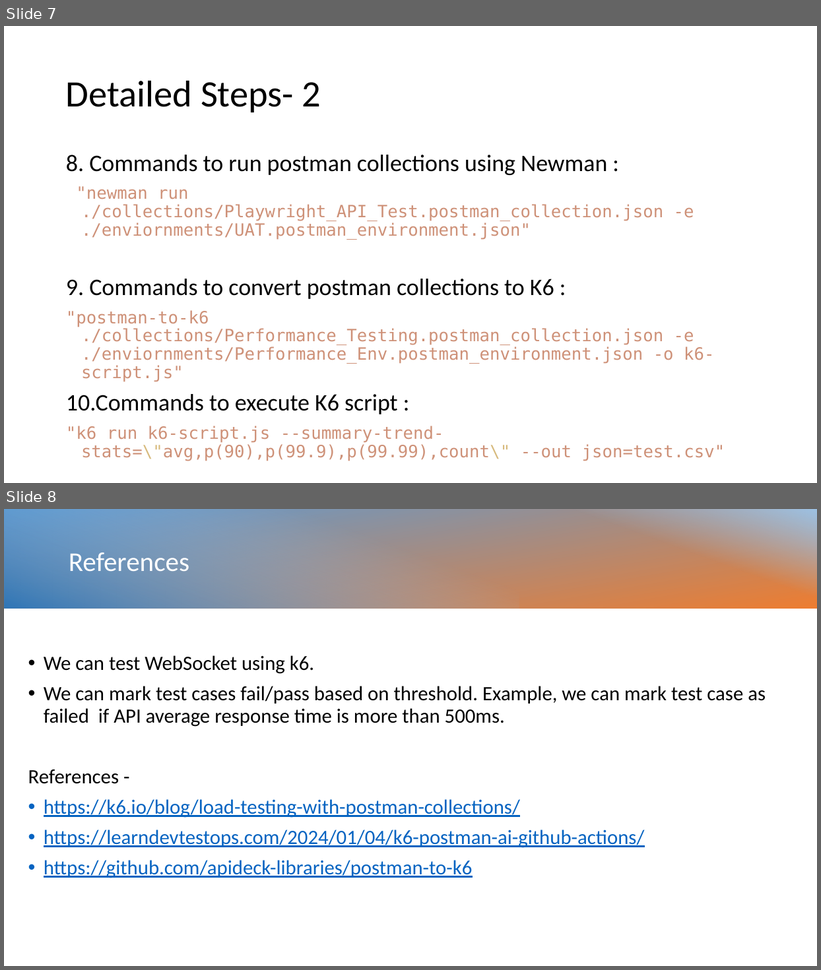
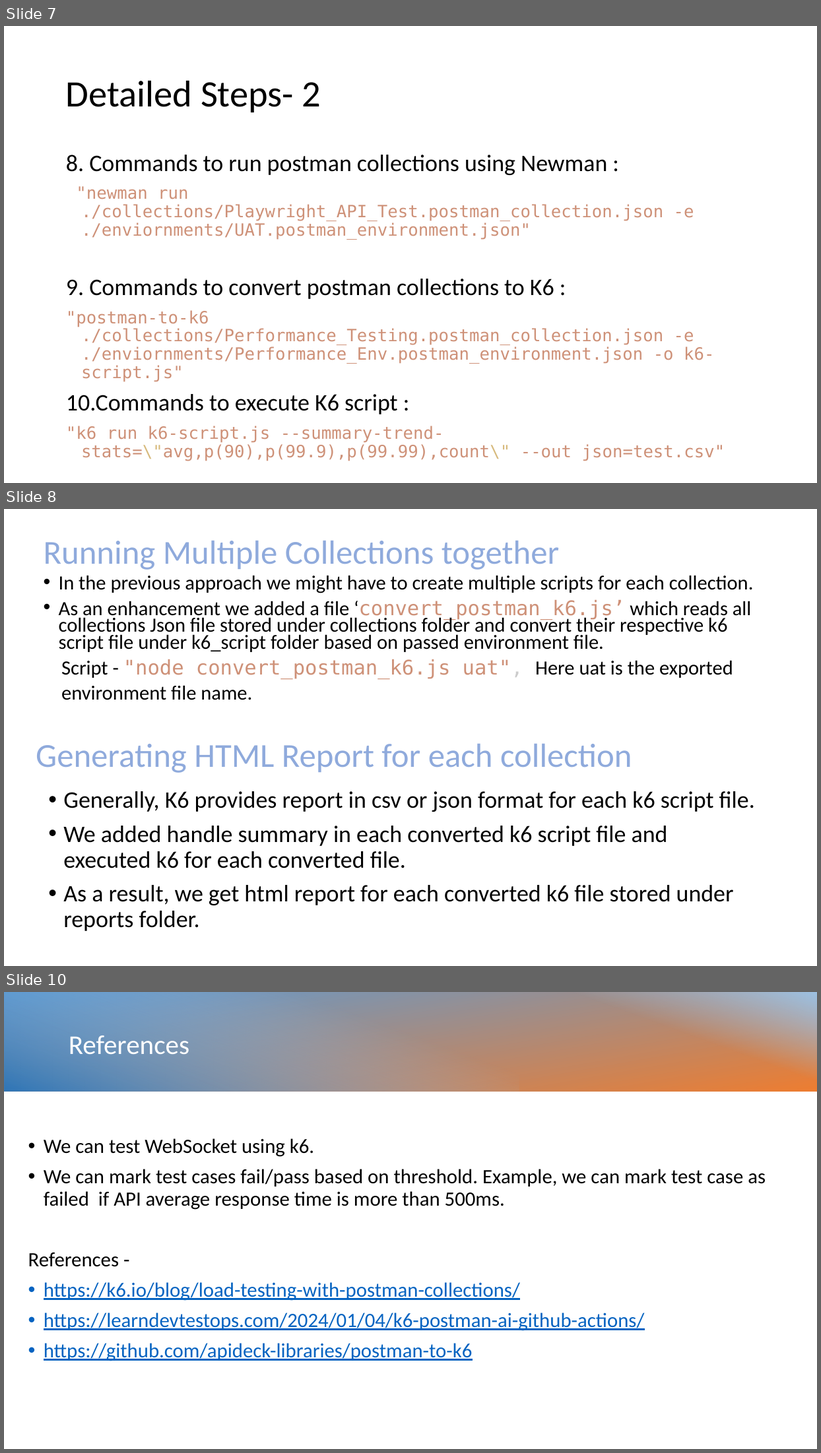
Before and after one commit to AlokSDET/postman-k6-poc, a slide deck: k6_Postman_Playwright.pptx. Shown one above the other, each under a label of ours: slides 7 and 8 before the commit, slides 7, 8 and 10 after it; the slides between them are not shown. The pictures are 821x970 and 821x1453 pixels, drawn with LibreOffice and Linux fonts; fonts in the diff are those of the drawing. Boxes give left, top, right and bottom in pixels: in the first picture for what was removed or moved away, otherwise in the second. Text is boxed around its words. In the diff, an @@ line names an element or a change of style, - is before the commit and + after.

Commit message:
added new collection

```diff
--- a/k6_Postman_Playwright.pptx
+++ b/k6_Postman_Playwright.pptx
@@ slide 8 added at (4, 509, 817, 966), background #FFFFFF @@
@@ title added at (44, 541, 559, 570), 39.6 pt, text #8FAADC @@
+Running Multiple Collections together
@@ text added at (59, 575, 754, 700), 23.8 pt, text #000000 @@
+• In the previous approach we might have to create multiple scripts for each collection.
+• As an enhancement we added a file ‘convert_postman_k6.js’ which reads all collections Json file stored under collections folder and convert their respective k6 script file under k6_script folder based on passed environment file.
+Script - "node convert_postman_k6.js uat", Here uat is the exported
+environment file name.
@@ text added at (36, 744, 632, 773), 39.6 pt, text #8FAADC @@
+Generating HTML Report for each collection
@@ text added at (63, 791, 755, 931), 28 pt, text #000000 @@
+• Generally, K6 provides report in csv or json format for each k6 script file.
+• We added handle summary in each converted k6 script file and executed k6 for each converted file.
+• As a result, we get html report for each converted k6 file stored under reports folder.
@@ what was slide 8 is now slide 10 @@
```
Also in this commit, not shown: 1 slide changed, 1 other slide added, 14 other files.
